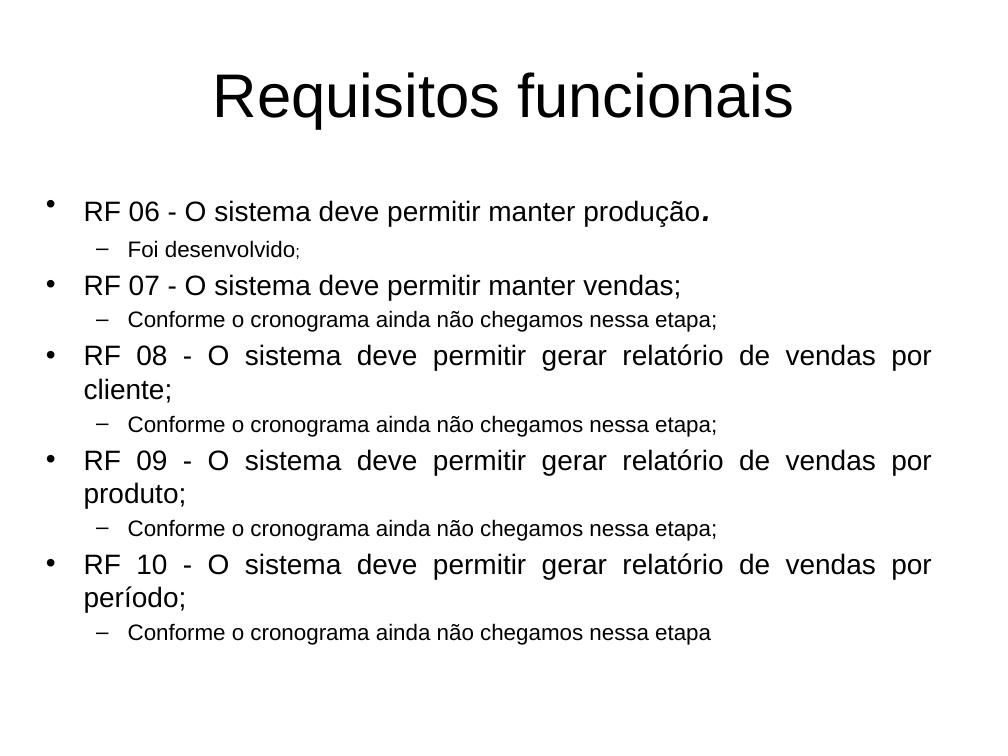
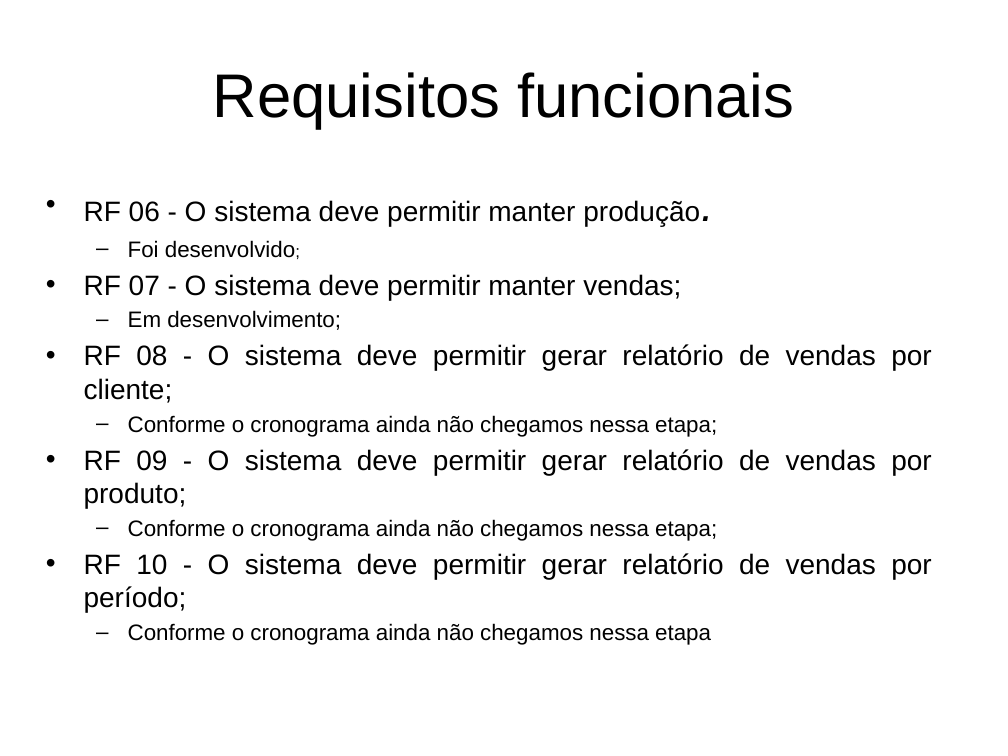
Before and after one commit to azwruck/cachacadigital, a slide deck: slide 17 of 2018-05-07 a 2018-05-11 1aAvaliacaoAndamento(ppt) tabela banco e scripts de populacao de dados exempo/WW Sistemas.pptx. Drawn at 1008x756 pixels with LibreOffice and Linux fonts; fonts in the diff are those of the drawing; background and template pictures are left out. Boxes give left, top, right and bottom in pixels: in the first picture for what was removed or moved away, otherwise in the second. Text is boxed around its words. In the diff, an @@ line names an element or a change of style, - is before the commit and + after.

```diff
--- a/2018-05-07 a 2018-05-11 1aAvaliacaoAndamento(ppt) tabela banco e scripts de populacao de dados exempo/WW Sistemas.pptx
+++ b/2018-05-07 a 2018-05-11 1aAvaliacaoAndamento(ppt) tabela banco e scripts de populacao de dados exempo/WW Sistemas.pptx
@@ text at (128,310,341,330): text changed @@
-  – Conforme o cronograma ainda não chegamos nessa etapa;
+  – Em desenvolvimento;
```
Also in this commit, not shown: 1 other slide changed, 5 other files.
